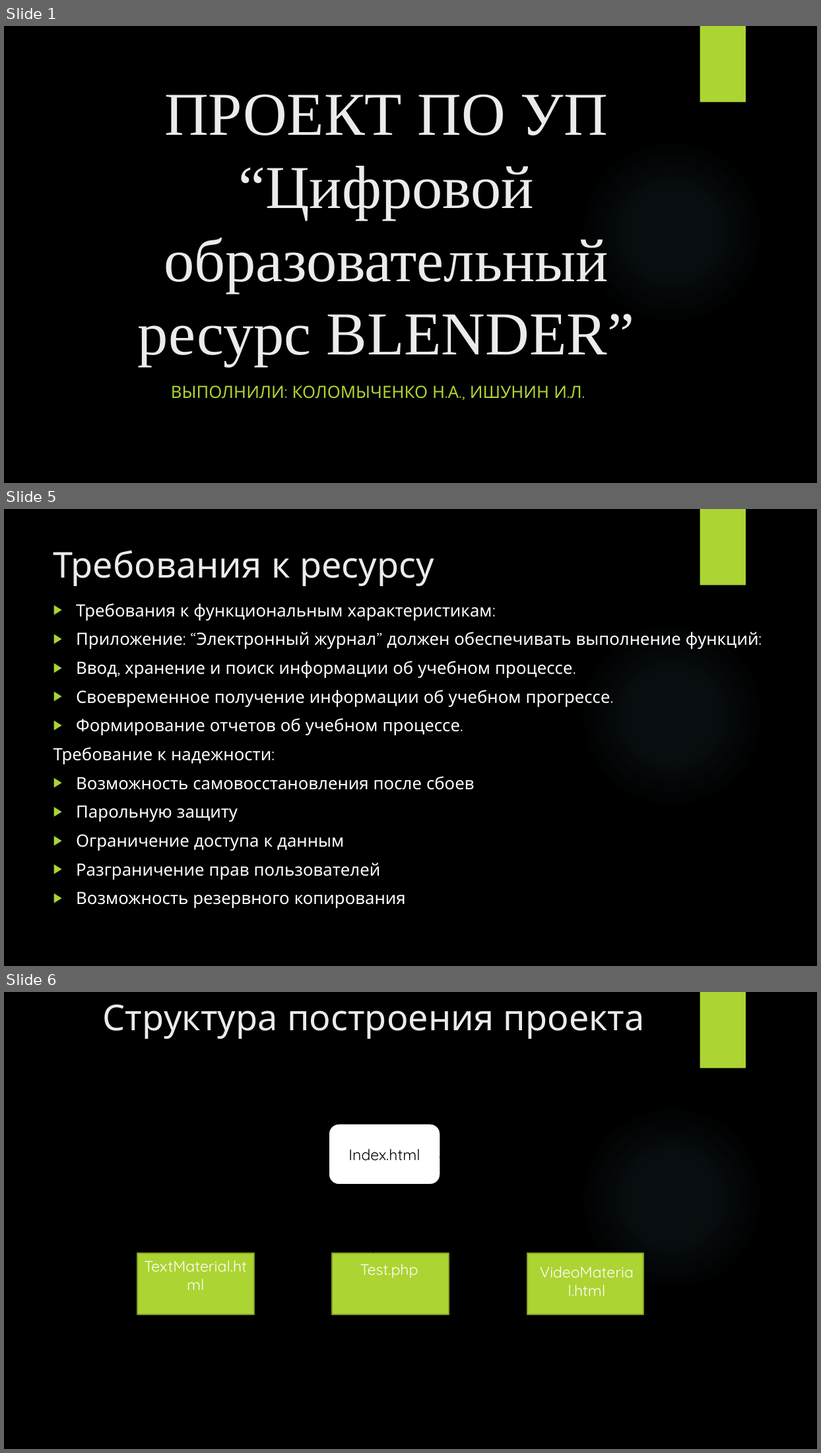
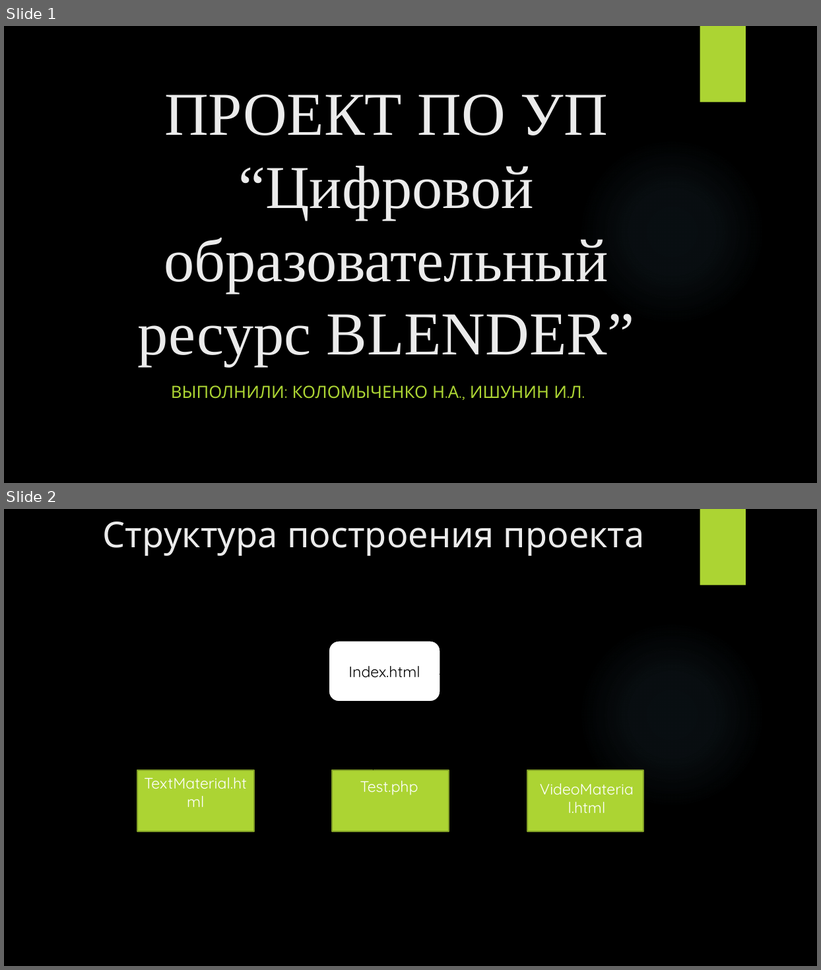
Before and after one commit to Sawixoo/COR, a slide deck: documents/Prezentatsionny_otchet.pptx. Shown one above the other, each under a label of ours: slides 1, 5 and 6 before the commit, slides 1 and 2 after it; the slides between them are not shown. The pictures are 821x1453 and 821x970 pixels, drawn with LibreOffice and Linux fonts; fonts in the diff are those of the drawing; background and template pictures are left out. Boxes give left, top, right and bottom in pixels: in the first picture for what was removed or moved away, otherwise in the second. Text is boxed around its words. In the diff, an @@ line names an element or a change of style, - is before the commit and + after.

```diff
--- a/documents/Prezentatsionny_otchet.pptx
+++ b/documents/Prezentatsionny_otchet.pptx
@@ slide 5 removed at (x1=4, y1=509, x2=817, y2=966), background picture (left out); not listed: 2 template elements that a slide beside it also shows @@
@@ title removed at (x1=54, y1=551, x2=434, y2=586) @@
-Требования к ресурсу
@@ text removed at (x1=54, y1=603, x2=759, y2=908) @@
-▶ Требования к функциональным характеристикам:
-▶ Приложение: “Электронный журнал” должен обеспечивать выполнение функций:
-▶ Ввод, хранение и поиск информации об учебном процессе.
-▶ Своевременное получение информации об учебном прогрессе.
-▶ Формирование отчетов об учебном процессе.
-Требование к надежности:
-▶ Возможность самовосстановления после сбоев
-▶ Парольную защиту
-▶ Ограничение доступа к данным
-▶ Разграничение прав пользователей
-▶ Возможность резервного копирования
@@ what was slide 6 is now slide 2 @@
```
Also in this commit, not shown: 3 other slides removed, 3 other files.
